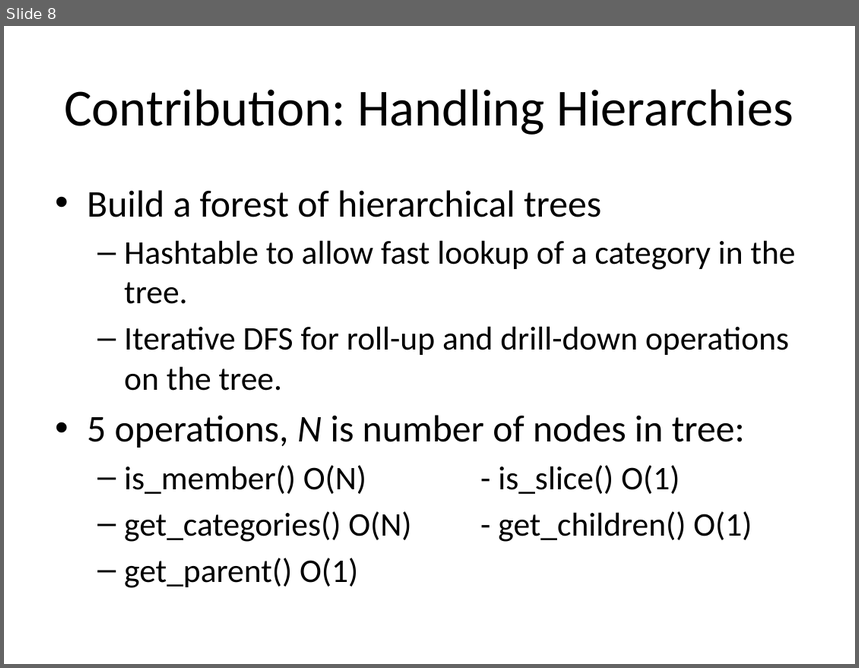
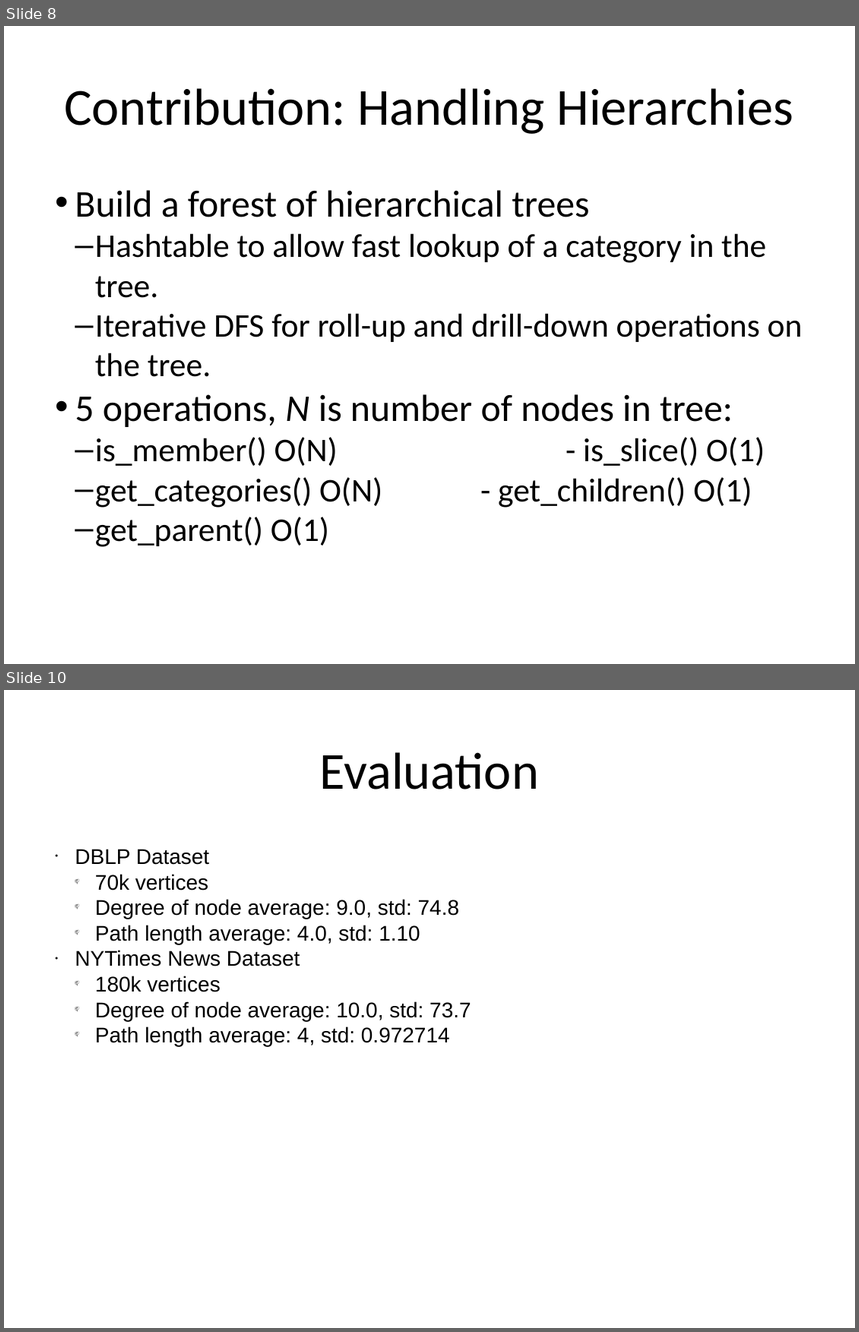
Before and after one commit to hilfialkaff/newsnet, a slide deck: paper/presentation.pptx. Shown one above the other, each under a label of ours: slide 8 before the commit, slides 8 and 10 after it; the slides between them are not shown. The pictures are 859x668 and 859x1332 pixels, drawn with LibreOffice and Linux fonts; fonts in the diff are those of the drawing. Boxes give left, top, right and bottom in pixels: in the first picture for what was removed or moved away, otherwise in the second. Text is boxed around its words. In the diff, an @@ line names an element or a change of style, - is before the commit and + after.

Commit message:
Fill in evaluation and contributions in ppt.

```diff
--- a/paper/presentation.pptx
+++ b/paper/presentation.pptx
@@ slide 10 added at [4, 690, 855, 1328], background #FFFFFF @@
@@ text added at [320, 752, 539, 790], 44 pt, text #000000 @@
+Evaluation
@@ text added at [75, 849, 471, 1046], 18 pt, text #000000 @@
+● DBLP Dataset
+  📫 70k vertices
+  📫 Degree of node average: 9.0, std: 74.8
+  📫 Path length average: 4.0, std: 1.10
+● NYTimes News Dataset
+  📫 180k vertices
+  📫 Degree of node average: 10.0, std: 73.7
+  📫 Path length average: 4, std: 0.972714
@@ slide 8 changed as well @@
@@ text "Build a forest of hierarchical ..." at [75, 190, 803, 508]: indent changed; less space between paragraphs @@
```
Also in this commit, not shown: 7 other slides changed, 3 other slides added, 3 slides removed.
